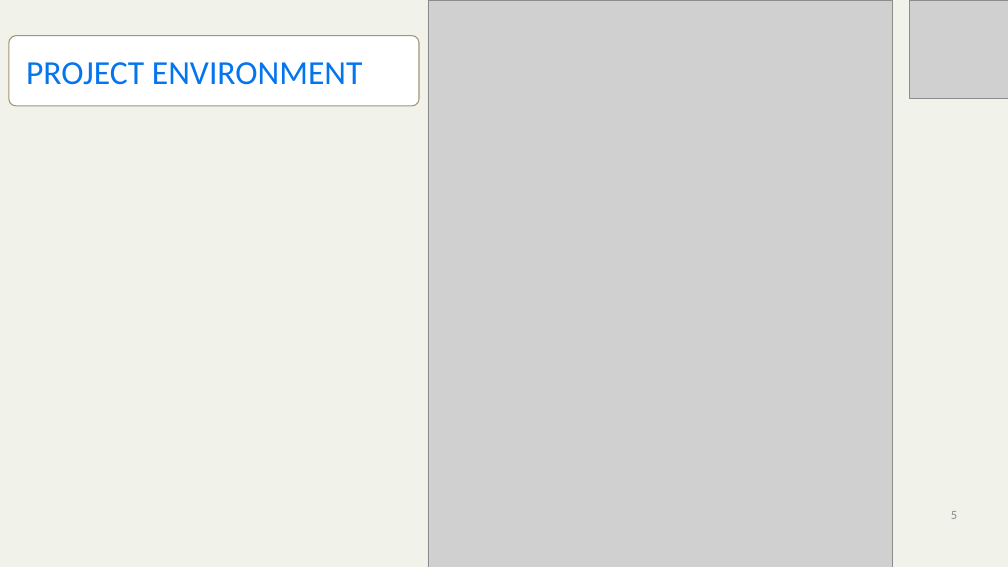
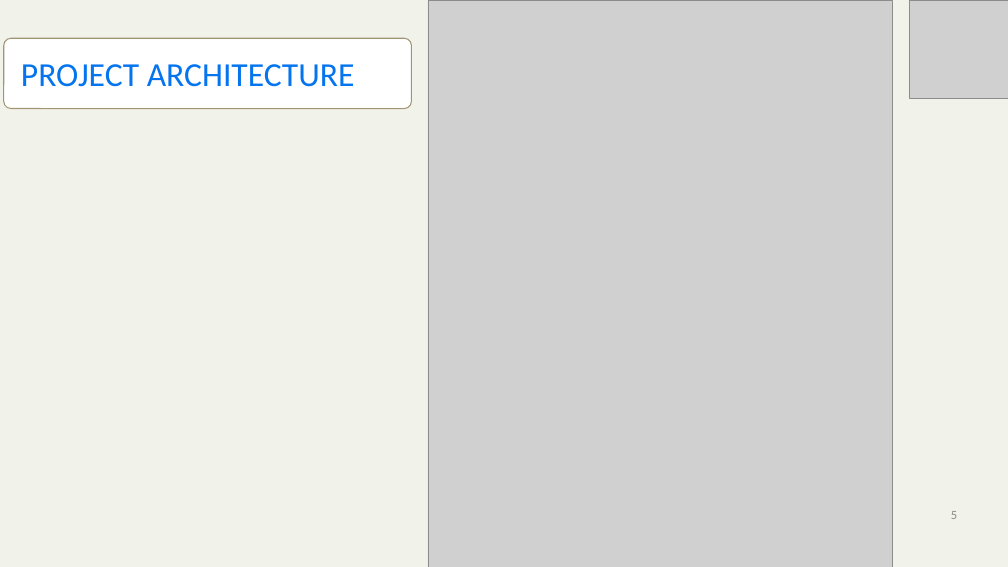
Before and after one commit to mickknutson/SITE_BOOTCAMP_QA, a slide deck: slide 5 of StudentWork/Besh/Project/TestHut Presentation.pptx. Drawn at 1008x567 pixels with LibreOffice and Linux fonts; fonts in the diff are those of the drawing; grey boxes stand for pictures; background and template pictures are left out. Boxes give left, top, right and bottom in pixels: in the first picture for what was removed or moved away, otherwise in the second. Text is boxed around its words. In the diff, an @@ line names an element or a change of style, - is before the commit and + after.

```diff
--- a/StudentWork/Besh/Project/TestHut Presentation.pptx
+++ b/StudentWork/Besh/Project/TestHut Presentation.pptx
@@ rounded rectangle "PROJECT ARCHITECTURE": place and size @@
-rounded rectangle "PROJECT ARCHITECTURE" at (9,36,420,106)
+rounded rectangle "PROJECT ARCHITECTURE" at (4,39,411,109)
@@ text in rounded rectangle at (21,64,355,87): text changed @@
-PROJECT ENVIRONMENT
+PROJECT ARCHITECTURE
```
Also in this commit, not shown: 4 other slides changed.
